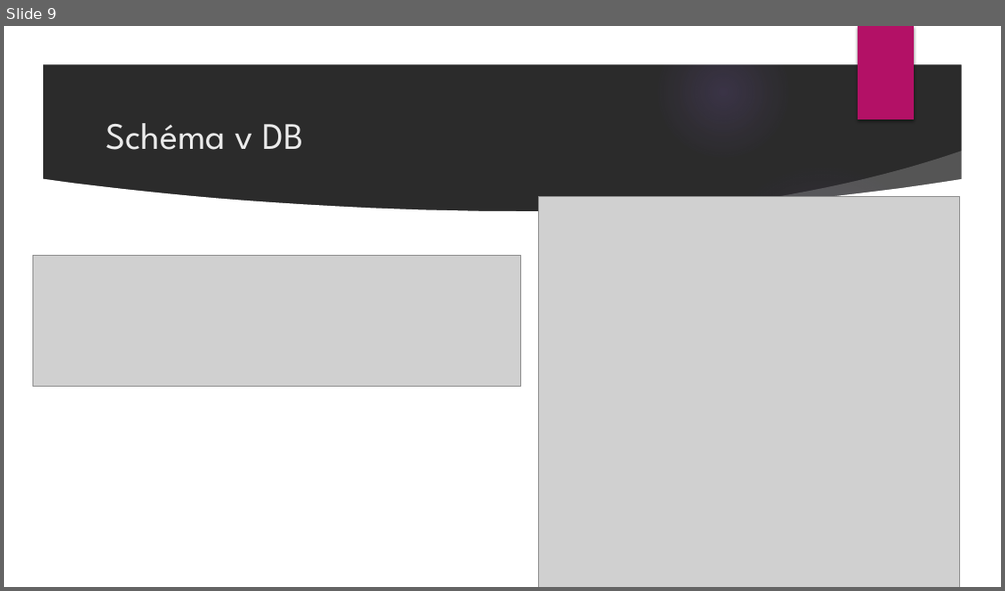
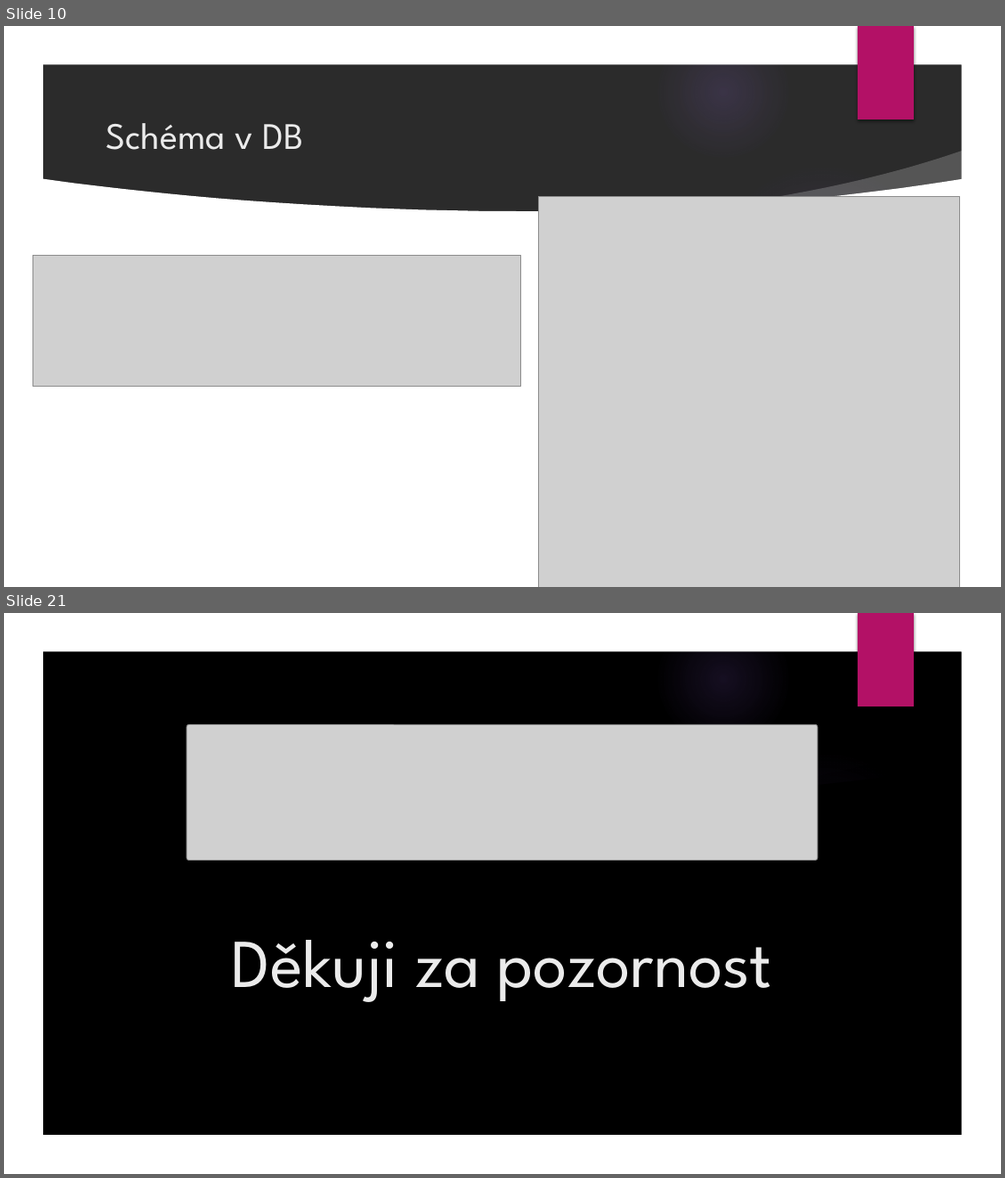
Before and after one commit to milan252525/SurrealDB, a slide deck: surrealdb.pptx. Shown one above the other, each under a label of ours: slide 9 before the commit, slides 10 and 21 after it; the slides between them are not shown. The pictures are 1005x591 and 1005x1178 pixels, drawn with LibreOffice and Linux fonts; fonts in the diff are those of the drawing; grey boxes stand for pictures; background and template pictures are left out; a plain dark background stands for a picture behind light text. Boxes give left, top, right and bottom in pixels: in the first picture for what was removed or moved away, otherwise in the second. Text is boxed around its words. In the diff, an @@ line names an element or a change of style, - is before the commit and + after.

```diff
--- a/surrealdb.pptx
+++ b/surrealdb.pptx
@@ slide 21 added at (4,613,1001,1174), background picture (left out); not listed: 4 template elements that a slide beside it also shows @@
@@ freeform shape added at (4,613,1001,1174), fill #000000 @@
@@ freeform shape added at (4,613,1001,1174), fill #FFFFFF @@
@@ rectangle added at (858,613,914,706), fill #B31166 @@
@@ picture added at (186,724,817,860) @@
@@ freeform shape added at (697,738,970,819), fill #000000 at 20% opacity @@
@@ freeform shape added at (41,765,963,1136), fill #000000 @@
@@ title added at (232,940,772,1002), 66 pt, text #EBEBEB @@
+Děkuji za pozornost
@@ ellipse added at (708,1093,788,1174), fill gradient #9B6BF2 @@
@@ what was slide 9 is now slide 10 @@
```
Also in this commit, not shown: 3 slides changed, 11 other slides added, 1 slide removed.
